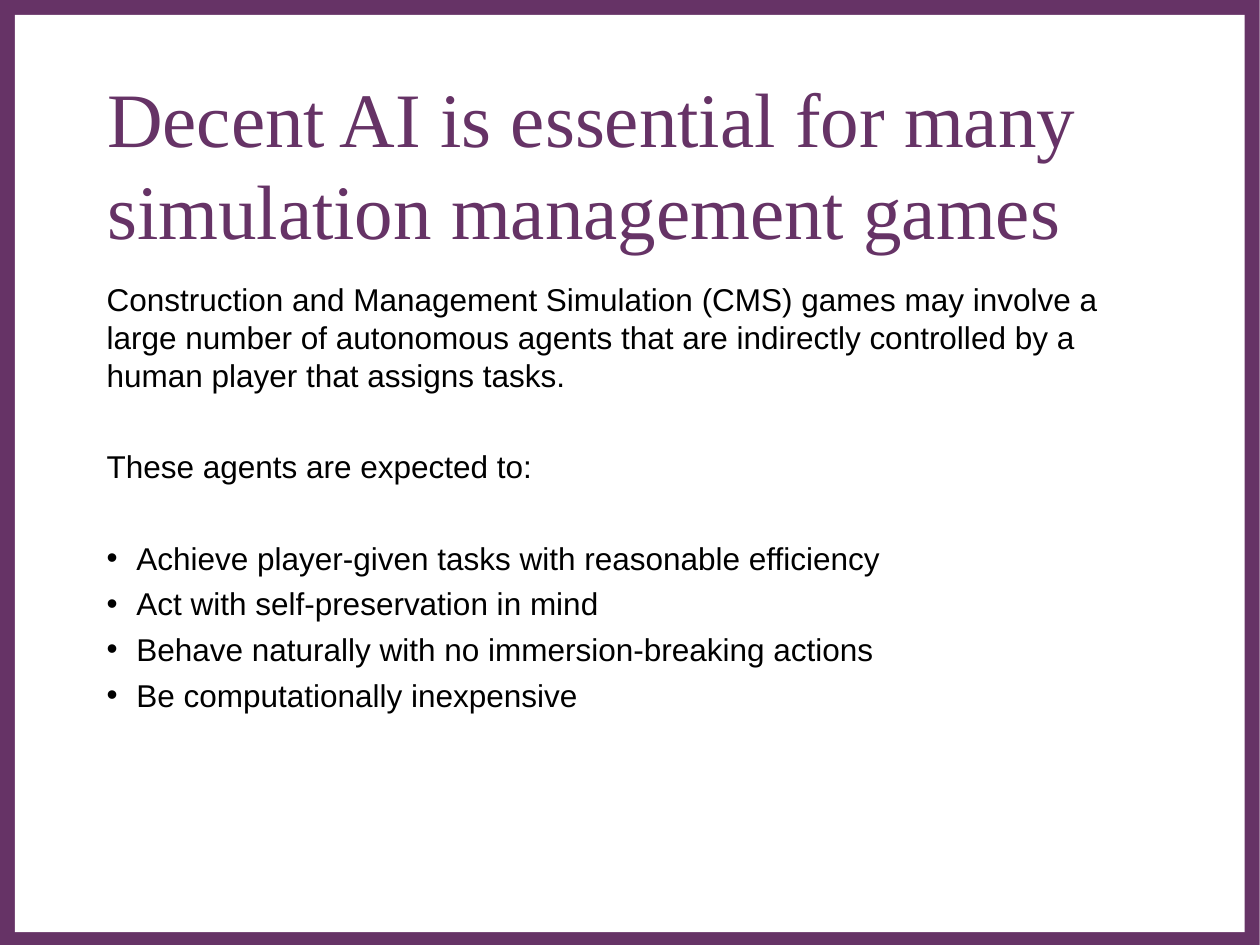
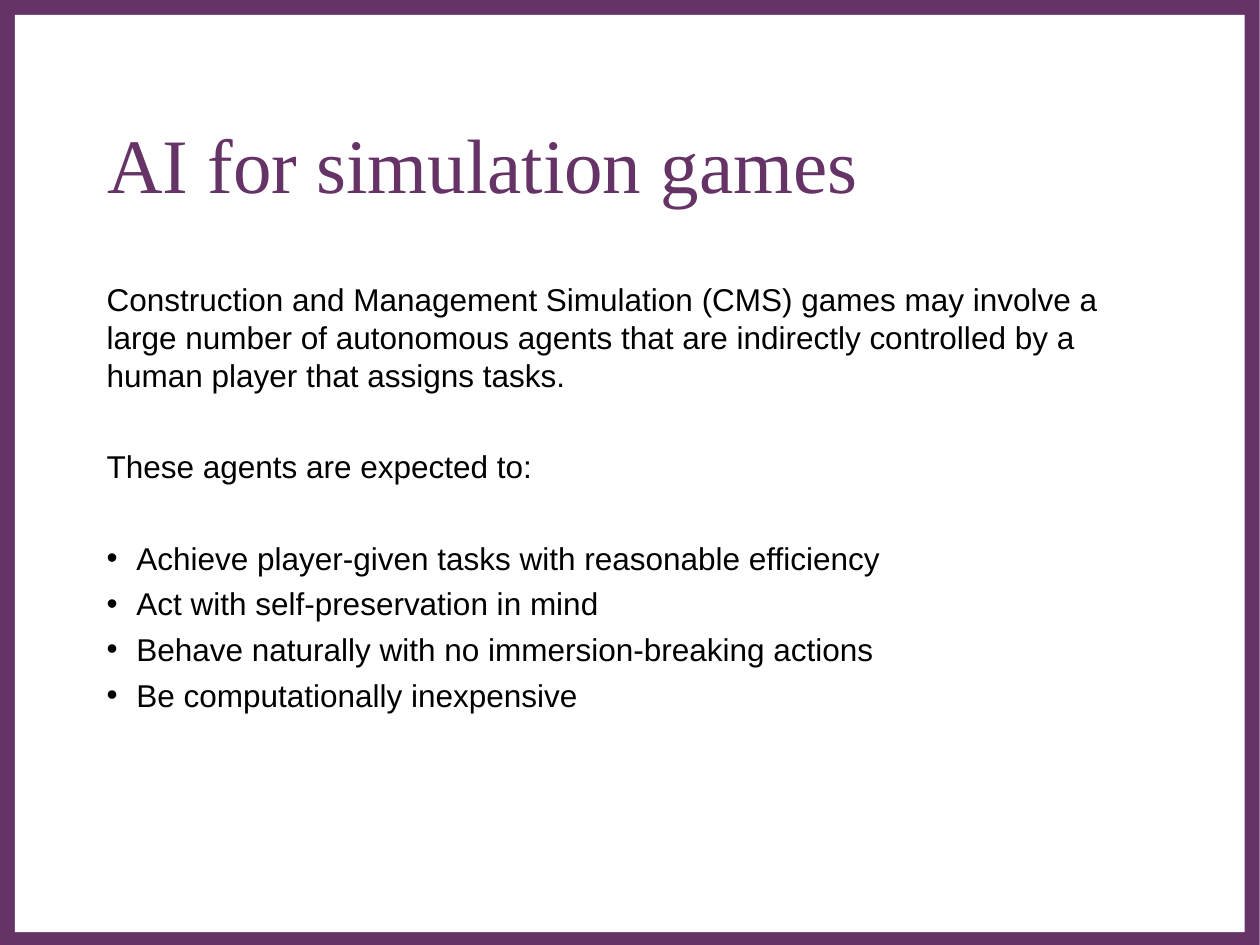
Before and after one commit to Metapyziks/Zombles, a slide deck: slide 3 of Documents/Presentation/zombles.ppt. Drawn at 1260x945 pixels with LibreOffice and Linux fonts; fonts in the diff are those of the drawing; background and template pictures are left out. Boxes give left, top, right and bottom in pixels: in the first picture for what was removed or moved away, otherwise in the second. Text is boxed around its words. In the diff, an @@ line names an element or a change of style, - is before the commit and + after.

```diff
--- a/Documents/Presentation/zombles.ppt
+++ b/Documents/Presentation/zombles.ppt
@@ title at (x1=107, y1=139, x2=858, y2=208): text changed @@
-Decent AI is essential for many simulation management games
+AI for simulation games
```
Also in this commit, not shown: 1 other slide changed, 1 slide added.
